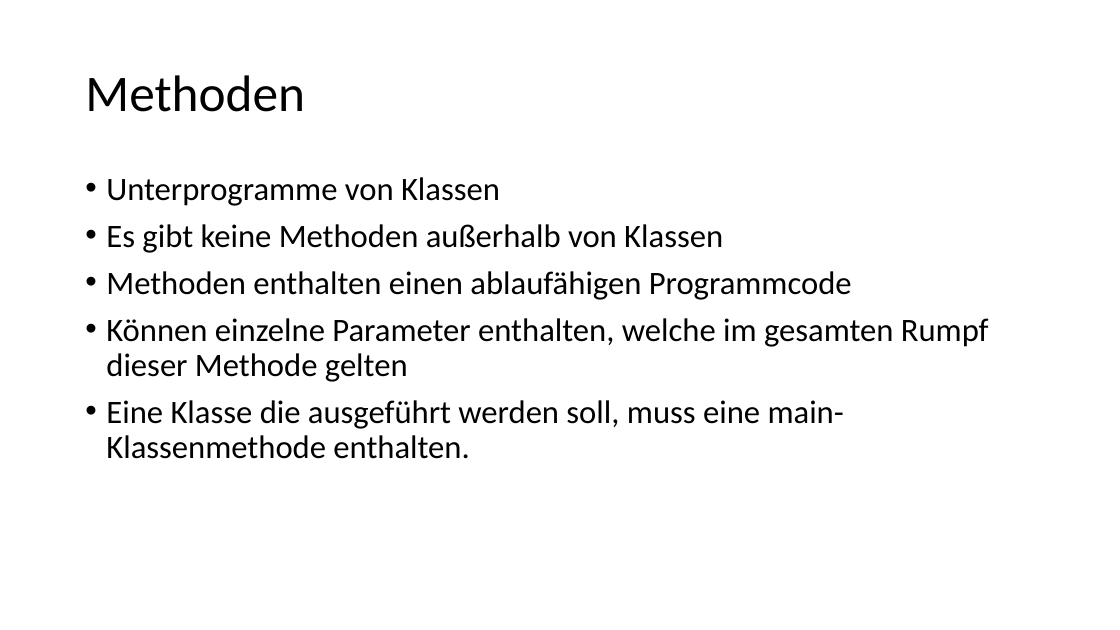
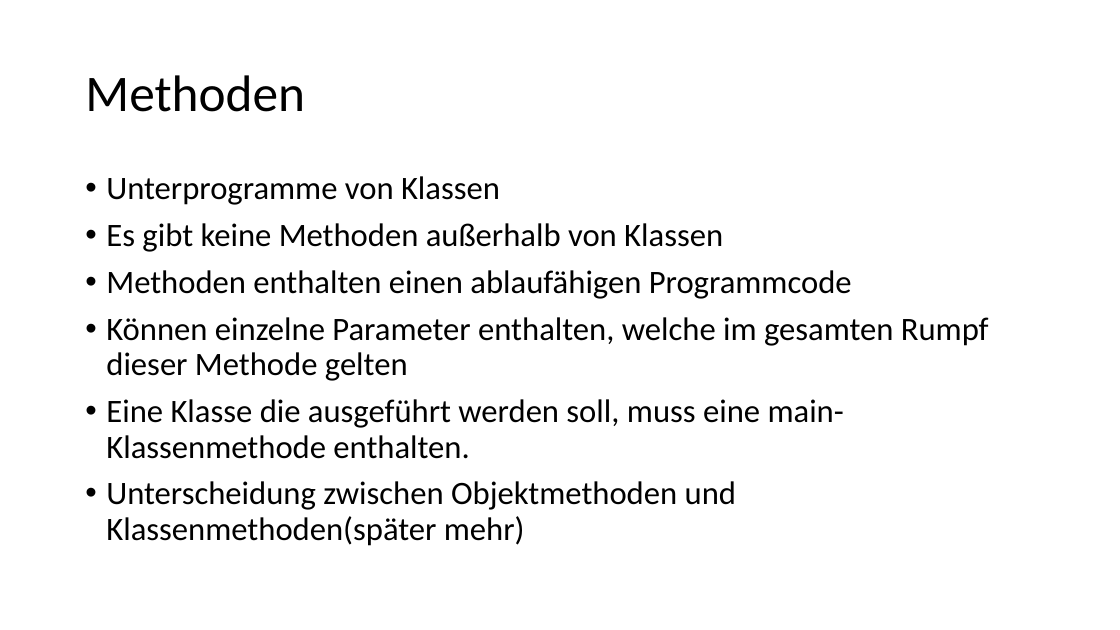
Before and after one commit to anjak610/Tutorium_MIB_1, a slide deck: slide 1 of Tut_Files/Tut_28_11.pptx. Drawn at 1120x630 pixels with LibreOffice and Linux fonts; fonts in the diff are those of the drawing. Boxes give left, top, right and bottom in pixels: in the first picture for what was removed or moved away, otherwise in the second. Text is boxed around its words. In the diff, an @@ line names an element or a change of style, - is before the commit and + after.

Commit message:
added new Examples and new presentation

```diff
--- a/Tut_Files/Tut_28_11.pptx
+++ b/Tut_Files/Tut_28_11.pptx
@@ text at [106,481,736,546]: paragraph added @@
+• Unterscheidung zwischen Objektmethoden und Klassenmethoden(später mehr)
```
Also in this commit, not shown: 37 other files.
